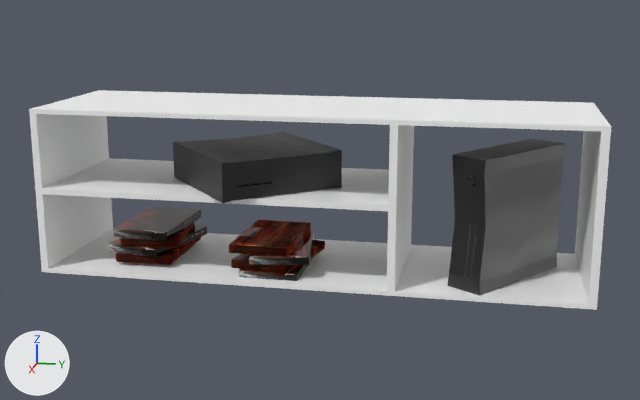
Two versions of the glTF model mueble1.glb, one commit apart.
Camera for both pictures: a camera (50 mm lens) standing at (21.61, 0.98, 4.09) and looking at (9.39, -1.46, 1.04). The lights are fixed; the arrows at lower left show +X, +Y and +Z. The picture after the commit comes second. Where no turn or scale is listed for an object, it has been applied to the vertices.

The scene before the commit, as lines of its bpy script (objects in view):
```python
me_carcasa2_gametexture_0_001 = bpy.data.meshes.new('Carcasa2_GameTexture_0.001')
me_carcasa2_gametexture_0_001.from_pydata(...)  # 224 vertices, 432 faces; spans x 8.51..10.22, y -14.09..-11.02, z 0.03..0.6
me_carcasa2_gametexture_0_001.materials.append(mat_gametexture)
me_carcasa2_gametexture_0_002 = bpy.data.meshes.new('Carcasa2_GameTexture_0.002')
me_carcasa2_gametexture_0_002.from_pydata(...)  # 224 vertices, 432 faces; spans x 8.53..10.24, y -14.04..-11.03, z 0.11..0.52
me_carcasa2_gametexture_0_002.materials.append(mat_oldbooktexture)
me_carcasa2_gametexture_0_003 = bpy.data.meshes.new('Carcasa2_GameTexture_0.003')
me_carcasa2_gametexture_0_003.from_pydata(...)  # 662 vertices, 1332 faces; spans x 8.08..10.33, y -14.94..-7.18, z 0.0..2.38
me_carcasa2_gametexture_0_003.materials.append(mat_whitewoodtexture)
me_carcasa2_gametexture_0_004 = bpy.data.meshes.new('Carcasa2_GameTexture_0.004')
me_carcasa2_gametexture_0_004.from_pydata(...)  # 17084 vertices, 34152 faces; spans x 8.08..10.66, y -13.25..-7.59, z 0.06..1.88
me_carcasa2_gametexture_0_004.materials.append(mat_blackplastictexture)
ob_carcasa2_gametexture_0_001 = bpy.data.objects.new('Carcasa2_GameTexture_0.001', me_carcasa2_gametexture_0_001)
ob_carcasa2_gametexture_0_001.location = (0.0, 9.54, 0.0)
ob_carcasa2_gametexture_0_002 = bpy.data.objects.new('Carcasa2_GameTexture_0.002', me_carcasa2_gametexture_0_002)
ob_carcasa2_gametexture_0_002.location = (0.0, 9.54, 0.0)
ob_carcasa2_gametexture_0_003 = bpy.data.objects.new('Carcasa2_GameTexture_0.003', me_carcasa2_gametexture_0_003)
ob_carcasa2_gametexture_0_003.location = (0.0, 9.54, 0.0)
ob_carcasa2_gametexture_0_004 = bpy.data.objects.new('Carcasa2_GameTexture_0.004', me_carcasa2_gametexture_0_004)
ob_carcasa2_gametexture_0_004.location = (0.0, 9.54, 0.0)
```
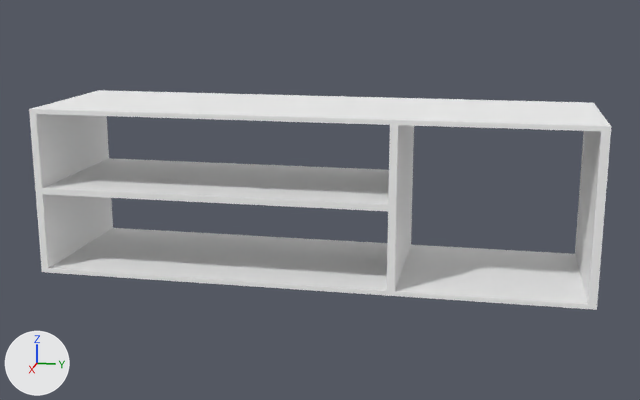
The newer file is also turned or shifted as a whole; pictures and numbers use the older file's frame.

Pixel boxes [x1, y1, x2, y2] of what changed, in the pictures (640 x 400 px):
'Carcasa2_GameTexture_0.004', deleted
    before: [173, 132, 565, 296]
'Carcasa2_GameTexture_0.002', deleted (brown)
    before: [116, 219, 325, 275]
'Carcasa2_GameTexture_0.001', deleted
    before: [109, 206, 314, 281]

The change in detail:
Object 'Carcasa2_GameTexture_0.001' (ob_carcasa2_gametexture_0_001) is deleted.
Object 'Carcasa2_GameTexture_0.002' (ob_carcasa2_gametexture_0_002) is deleted.
Object 'Carcasa2_GameTexture_0.004' (ob_carcasa2_gametexture_0_004) is deleted.
